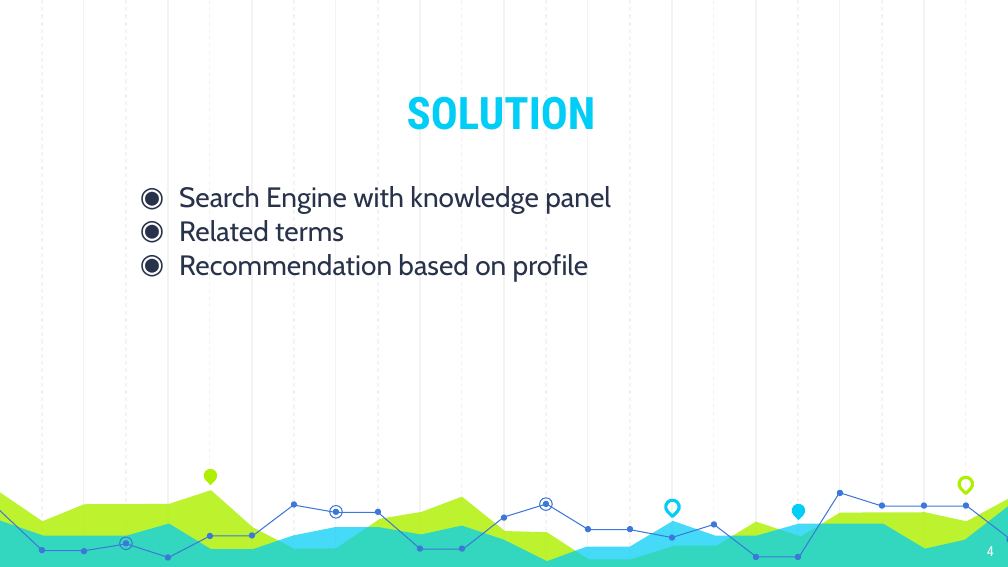
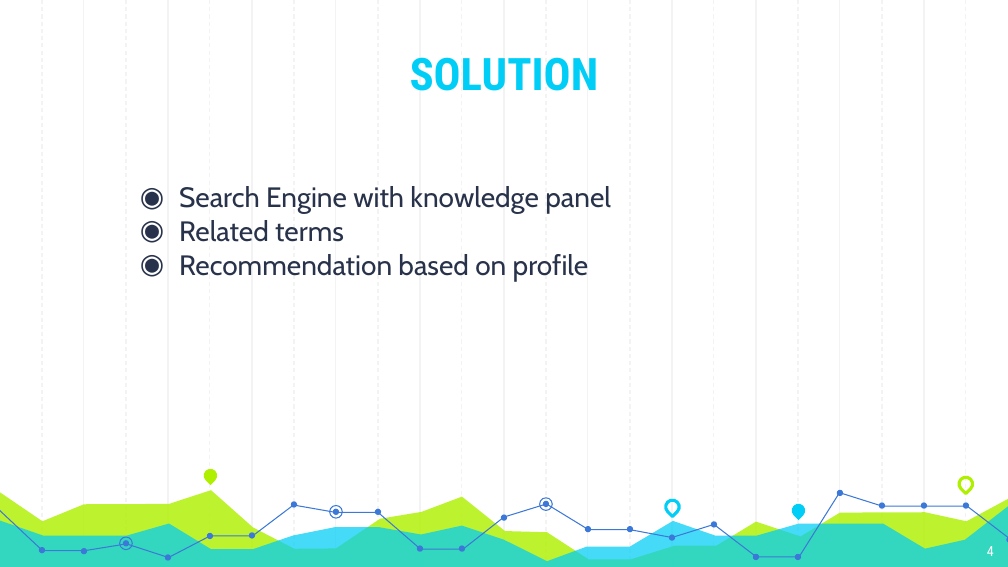
Before and after one commit to Andyayk/app, a slide deck: slide 4 of Graph Based Search.pptx. Drawn at 1008x567 pixels with LibreOffice and Linux fonts; fonts in the diff are those of the drawing. Boxes give left, top, right and bottom in pixels: in the first picture for what was removed or moved away, otherwise in the second. Text is boxed around its words. In the diff, an @@ line names an element or a change of style, - is before the commit and + after.

```diff
--- a/Graph Based Search.pptx
+++ b/Graph Based Search.pptx
@@ text "SOLUTION" moved from (x1=407, y1=96, x2=596, y2=130) to (x1=410, y1=57, x2=599, y2=91) @@
```
Also in this commit, not shown: 6 other slides changed.
